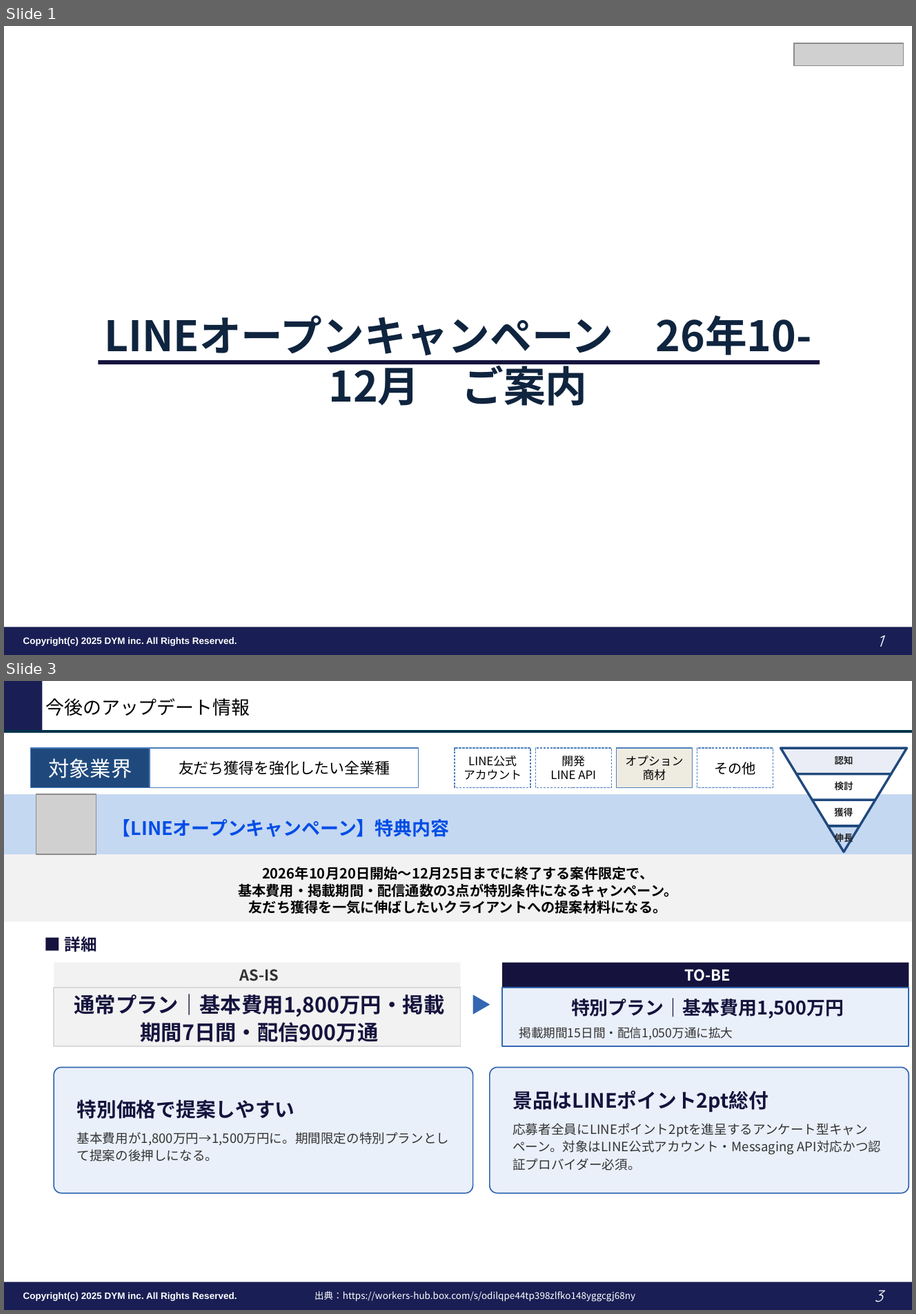
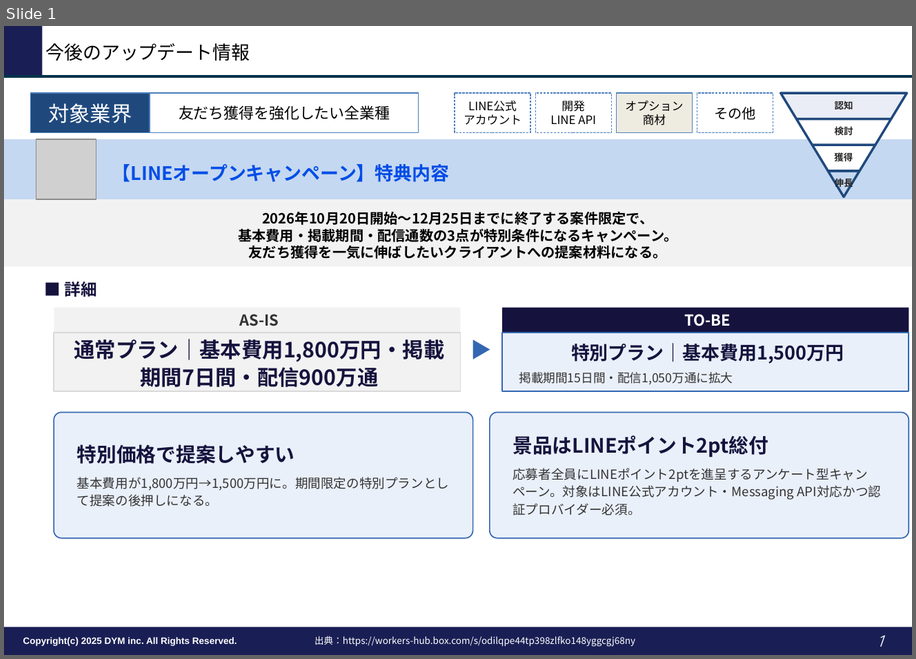
Before and after one commit to tonomura-r-dev/folder, a slide deck: LINEオープンキャンペーン_26年10-12月_ご案内.pptx. Shown one above the other, each under a label of ours: slides 1 and 3 before the commit, slide 1 after it; the slides between them are not shown. The pictures are 916x1314 and 916x659 pixels, drawn with LibreOffice and Linux fonts; fonts in the diff are those of the drawing; grey boxes stand for pictures; background and template pictures are left out. Boxes give left, top, right and bottom in pixels: in the first picture for what was removed or moved away, otherwise in the second. Text is boxed around its words. In the diff, an @@ line names an element or a change of style, - is before the commit and + after.

```diff
--- a/LINEオープンキャンペーン_26年10-12月_ご案内.pptx
+++ b/LINEオープンキャンペーン_26年10-12月_ご案内.pptx
@@ slide 1 removed at <box>4,26,912,655</box>, background #FFFFFF; not listed: 5 template elements that a slide beside it also shows @@
@@ rectangle removed at <box>4,26,912,103</box> @@
@@ picture removed at <box>795,44,904,66</box> @@
@@ text removed at <box>104,315,614,405</box> @@
-LINEオープンキャンペーン 26年10-12月 ご案内
@@ rectangle removed at <box>98,361,820,365</box> @@
@@ what was slide 3 is now slide 1 @@
@@ page number at <box>878,635,883,646</box>: text changed @@
-3
+1
```
Also in this commit, not shown: 1 other slide removed, 2 other files.
